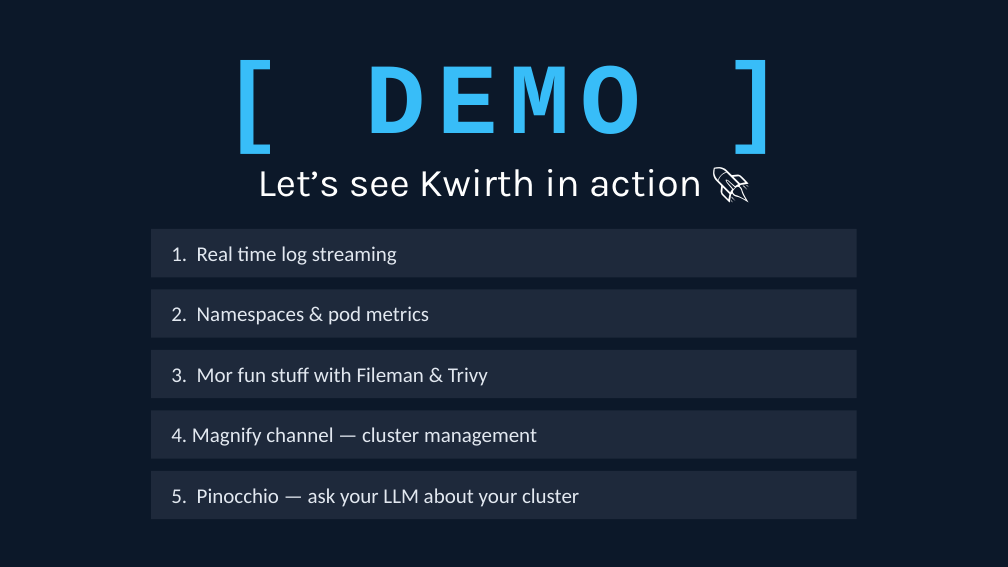
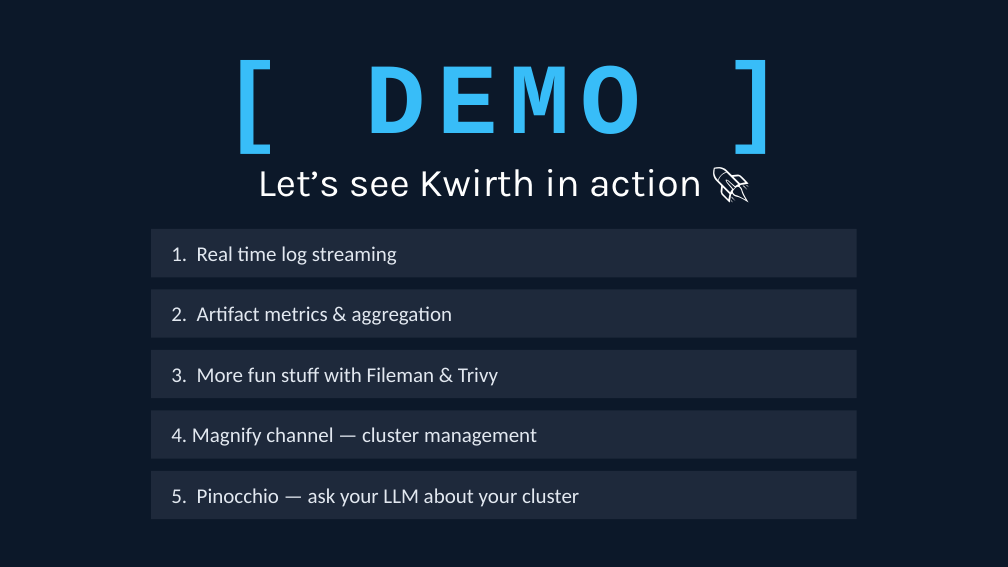
Before and after one commit to kwirthmagnify/kwirth, a slide deck: slide 10 of docs/_media/kwirth_presentation.pptx. Drawn at 1008x567 pixels with LibreOffice and Linux fonts; fonts in the diff are those of the drawing. Boxes give left, top, right and bottom in pixels: in the first picture for what was removed or moved away, otherwise in the second. Text is boxed around its words. In the diff, an @@ line names an element or a change of style, - is before the commit and + after.

```diff
--- a/docs/_media/kwirth_presentation.pptx
+++ b/docs/_media/kwirth_presentation.pptx
@@ text at [171, 306, 453, 325]: text changed @@
-2. Namespaces & pod metrics
+2. Artifact metrics & aggregation
@@ text at [171, 367, 498, 386]: text changed @@
-3. Mor fun stuff with Fileman & Trivy
+3. More fun stuff with Fileman & Trivy
```
Also in this commit, not shown: 8 other slides changed, 17 other files.
